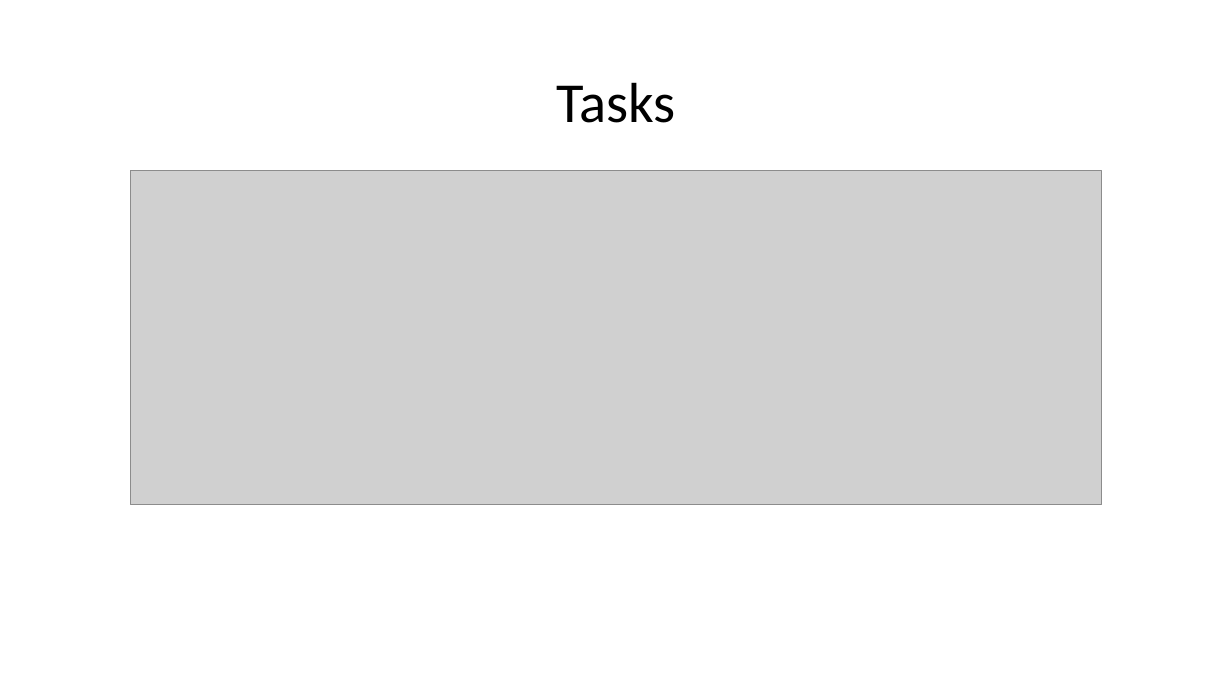
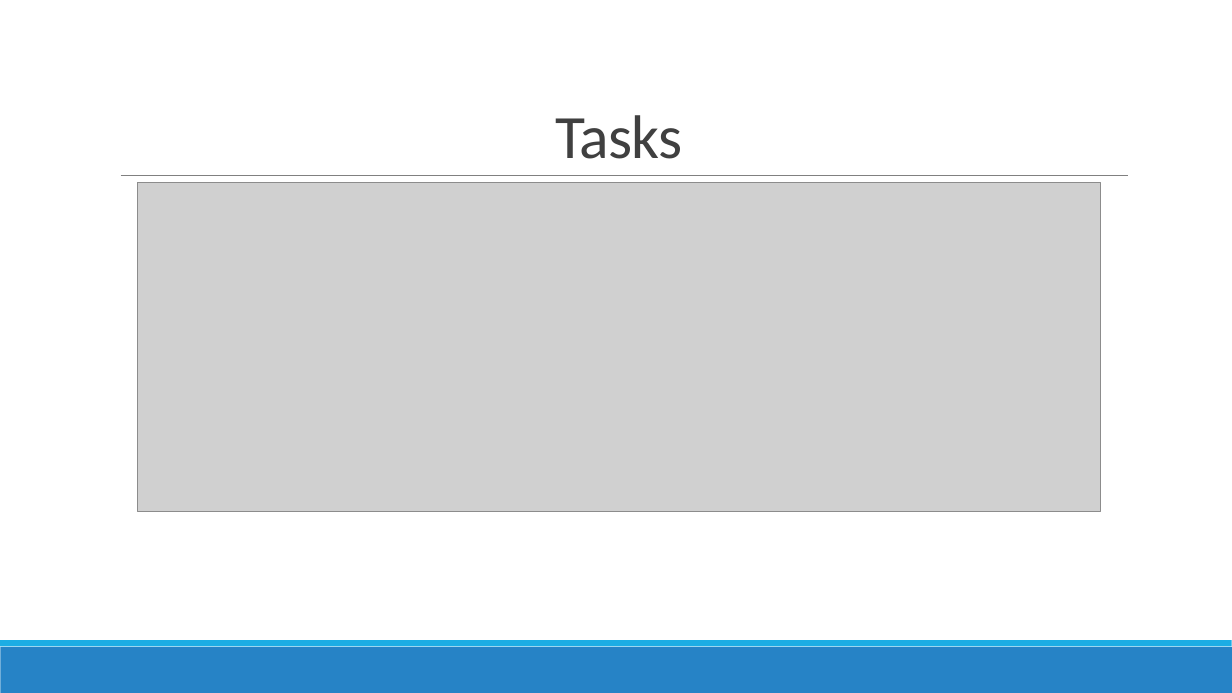
Before and after one commit to Dynamic-Deliveries/Shopping-Cart, a slide deck: slide 6 of Dynamic Deliveries.pptx (slide 7 before the commit). Drawn at 1232x693 pixels with LibreOffice and Linux fonts; fonts in the diff are those of the drawing; grey boxes stand for pictures. Boxes give left, top, right and bottom in pixels: in the first picture for what was removed or moved away, otherwise in the second. Text is boxed around its words. In the diff, an @@ line names an element or a change of style, - is before the commit and + after.

```diff
--- a/Dynamic Deliveries.pptx
+++ b/Dynamic Deliveries.pptx
@@ title "Tasks": place and size @@
-title "Tasks" at (556,82,675,123)
+title "Tasks" at (555,115,683,159)
@@ title "Tasks" at (555,115,683,159): size 44 to 48 pt, text colour #000000 to #404040, letter spacing 0 to -0.5 pt; line spacing 0.9 to 0.85; vertical alignment middle to bottom @@
@@ line added from (121, 176) to (1128, 176), #808080 0.5 pt @@
@@ picture: place and size @@
-picture at (130,171,1103,505)
+picture at (138,182,1102,511)
@@ rectangle added at (0,647,1232,693), fill #2683C6 @@
@@ rectangle added at (0,640,1232,647), fill #1CADE4 @@
```
Also in this commit, not shown: 19 other slides changed, 1 slide added.
